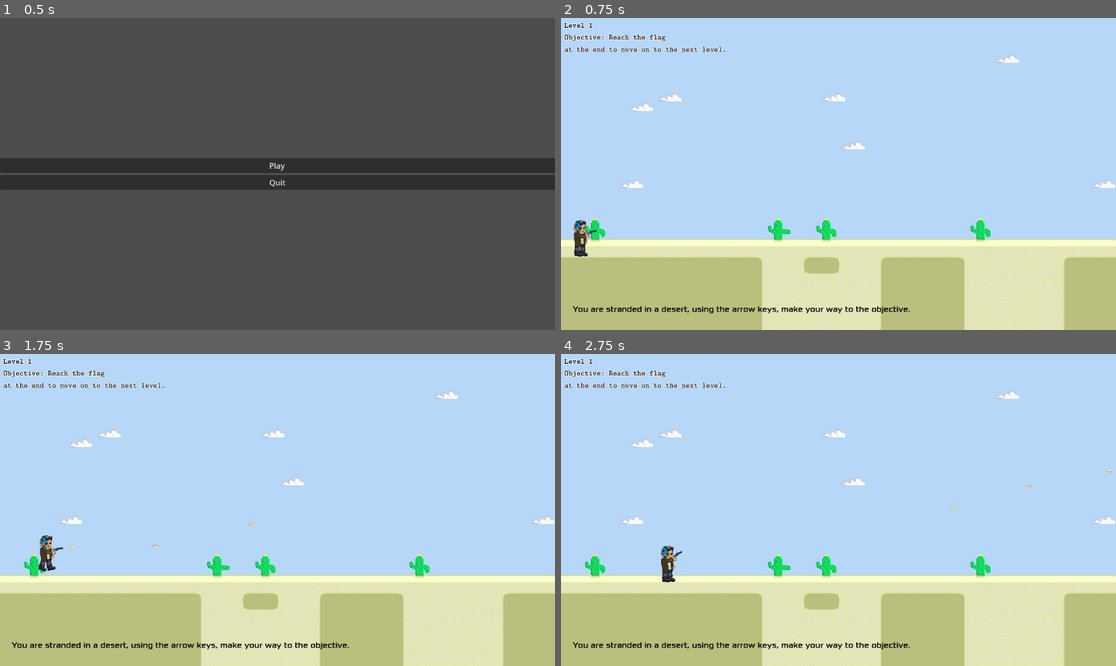
Above: before the commit, frames 1-4 (two rows, left to right).
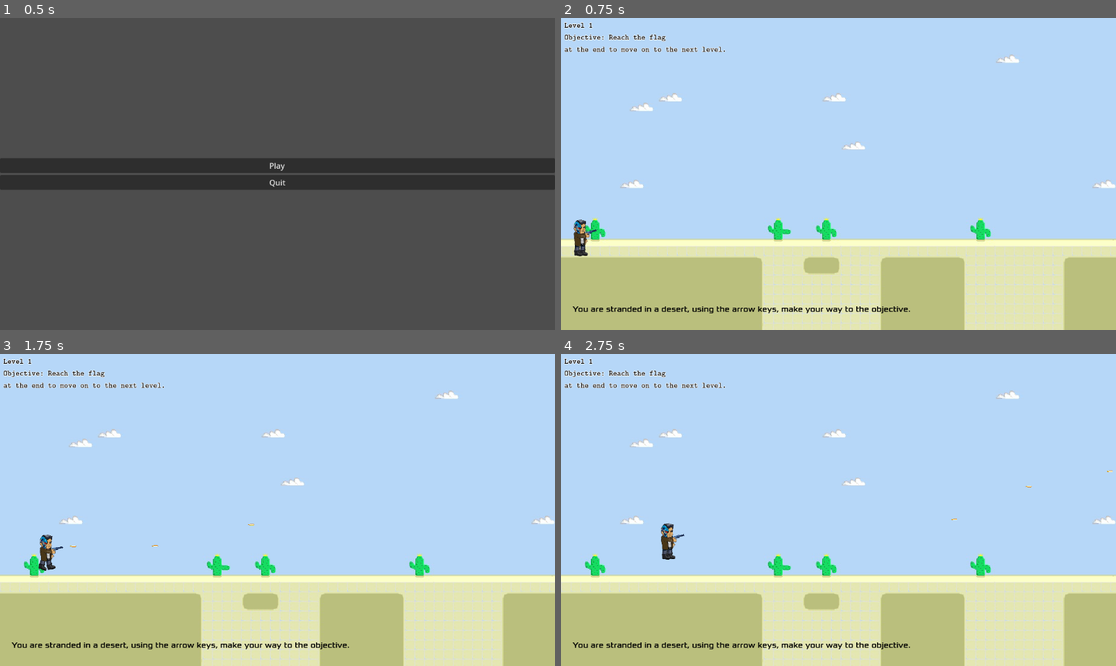
Above: after the commit, the same moments.

Repository: Patelprincein/CS2053Project-team16
Game: Godot game, scene res://scenes/main_menu.tscn
The game is run twice, just before and just after one commit, with the same random seed, the same clock (stepped at 60 frames per second) and the same inputs.
Inputs (mouse positions are in pixels of both pictures, inside the frame that each line leads up to):
- Up to frame 1 (0.5 s): no input
- Up to frame 2 (0.75 s): click "Play" at 0.5 s
- Up to frame 3 (1.75 s): tap Enter at 1.25 s; move the mouse to (399, 494) at 1.27 s; press the mouse at (399, 494) at 1.28 s; hold D (right) from 1.28 s (still down); tap Space (jump) at 1.52 s
- Up to frame 4 (2.75 s): keep holding D (right); move the mouse to (727, 525) at 2.02 s; release the mouse at (727, 525) at 2.03 s; click (727, 525) at 2.1 s; tap Space (jump) at 2.27 s

Frame 1 is identical in both runs. In frame 2, 0.1% of the frame differs, in the area x 2-7%, y 64-77%; in frame 3, 0.2%; in frame 4, 0.5%, in the area x 17-100%, y 37-74%.

Commit message:
make changes in code
added left hand functionality

Diff:
--- a/project---robots--a-survival-challenge/player/scenes/player.tscn
+++ b/project---robots--a-survival-challenge/player/scenes/player.tscn
@@ -1,12 +1,10 @@
-[gd_scene load_steps=4 format=3 uid="uid://bcp6xrutwmwbr"]
+[gd_scene load_steps=3 format=3 uid="uid://bcp6xrutwmwbr"]
 
 [ext_resource type="Script" path="res://player/scripts/player.gd" id="1_u1ip0"]
 [ext_resource type="PackedScene" uid="uid://d3qr5h0jtkre8" path="res://player/scenes/player_body.tscn" id="2_2a8ry"]
-[ext_resource type="Script" path="res://player/scenes/player_body.gd" id="3_oo1gd"]
 
 [node name="Player" type="CharacterBody2D" groups=["player"]]
 scale = Vector2(0.5, 0.5)
 script = ExtResource("1_u1ip0")
 
 [node name="Player-Body" parent="." instance=ExtResource("2_2a8ry")]
-script = ExtResource("3_oo1gd")
--- a/project---robots--a-survival-challenge/player/scenes/player_body.gd
+++ b/project---robots--a-survival-challenge/player/scenes/player_body.gd
@@ -2,7 +2,7 @@
 
 
 const speed = 100
-const GRAVITY = 300  # Gravity
+const GRAVITY = 250  # Gravity
 const fly_speed = 500
 const JUMP_FORCE = 200
 
@@ -27,19 +27,22 @@
 
 	velocity.x = 0
 
-	# Moving Left ([LEFT]/[A])
+	if (((left_arm.rotation_degrees < -90 && left_arm.rotation_degrees > -180) || (left_arm.rotation_degrees < 180 && left_arm.rotation_degrees > 90)) && ((get_global_mouse_position().x - left_arm.global_position.x) < 0)):
+		$Body.scale.x = -$Body.scale.x
+	if (((left_arm.rotation_degrees < -90 && left_arm.rotation_degrees > -180) || (left_arm.rotation_degrees < 180 && left_arm.rotation_degrees > 90)) && ((get_global_mouse_position().x - left_arm.global_position.x) > 0)):
+		$Body.scale.x = -$Body.scale.x
 	if Input.is_action_pressed("left"):
 		velocity.x = -speed
 		$AnimationPlayer.play("walk")
-		if $Body.scale.x > 0:
-			$Body.scale.x = -body_scale_x
+		#if $Body.scale.x > 0:
+		#	$Body.scale.x = -body_scale_x
 
 	# Moving Right ([RIGHT]/[D])
 	if Input.is_action_pressed("right"):
 		velocity.x = speed
 		$AnimationPlayer.play("walk")
-		if $Body.scale.x < 0:
-			$Body.scale.x = body_scale_x
+		#if $Body.scale.x < 0:
+		#	$Body.scale.x = body_scale_x
 
 	# Not Moving
 	if not Input.is_action_pressed("right") and not Input.is_action_pressed("left"):
--- a/project---robots--a-survival-challenge/scenes/levels/level_1.tscn
+++ b/project---robots--a-survival-challenge/scenes/levels/level_1.tscn
@@ -150,7 +150,7 @@
 tile_map_data = PackedByteArray("AAAAABUAAAAHAAMAAAAAABYAAAAHAAQAAAAAABcAAAAHAAQAAAABABUAAAAHAAMAAAABABYAAAAHAAQAAAABAB …(29984 unchanged characters)…
 tile_set = SubResource("TileSet_aajul")
 
-[node name="Flag" parent="." instance=ExtResource("3_x2e42")]
+[node name="Flag" parent="." groups=["flag"] instance=ExtResource("3_x2e42")]
 position = Vector2(2294, 318)
 
 [node name="UI HUD" type="CanvasLayer" parent="."]
